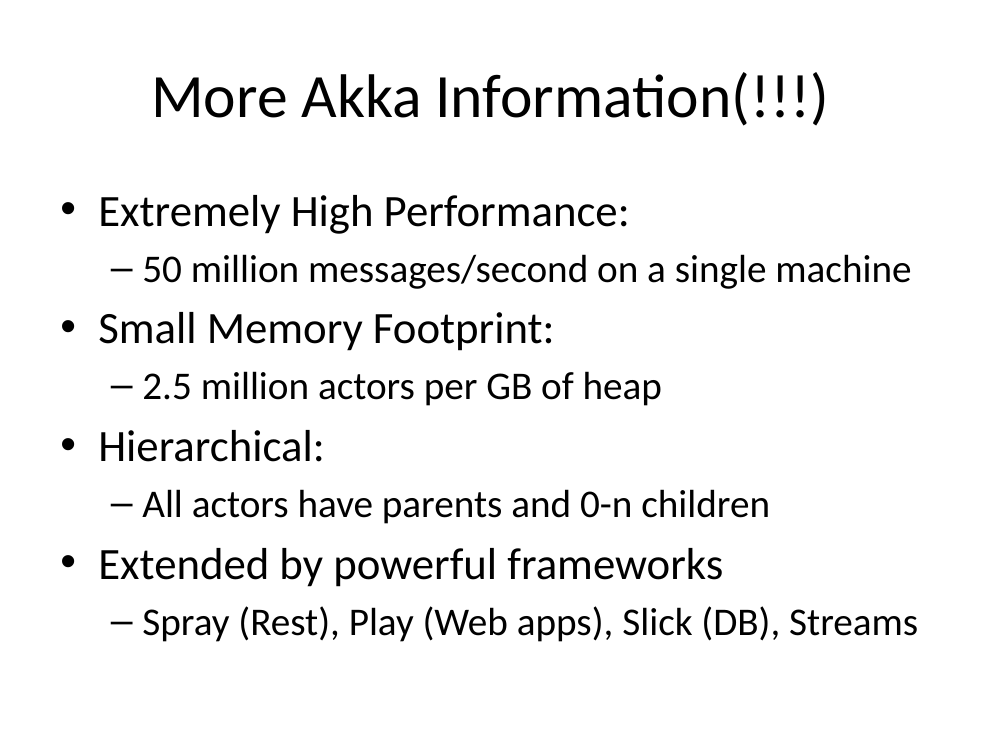
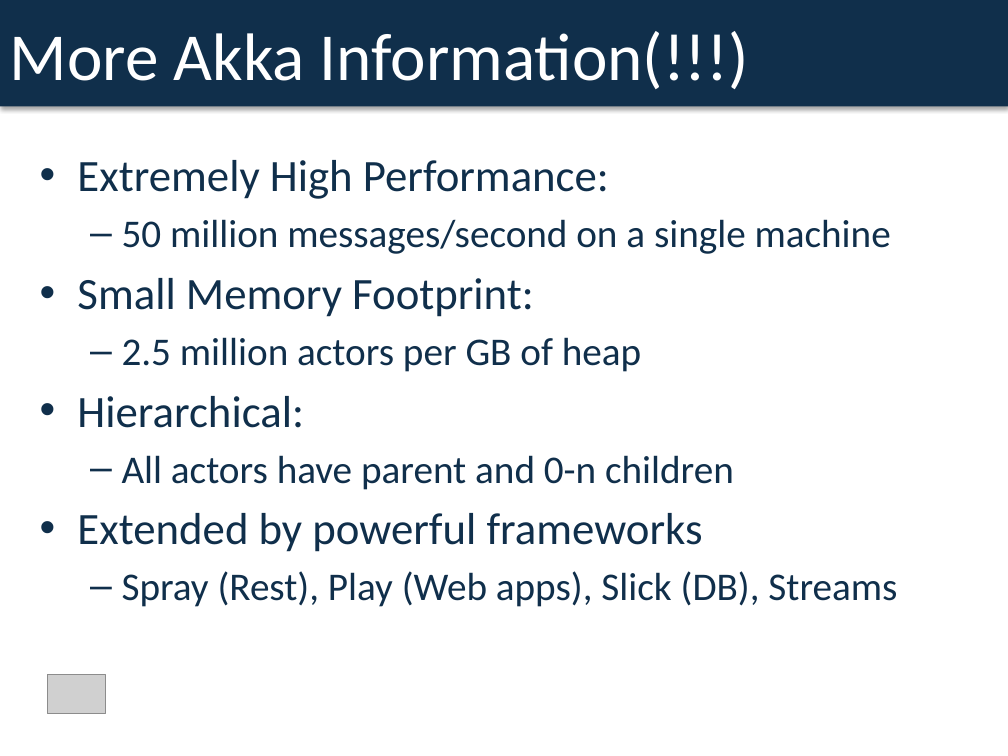
Before and after one commit to dspeele/react-vs-shared-state-inventory, a slide deck: slide 10 of React Vs Shared State Deck.pptx (slide 11 before the commit). Drawn at 1008x756 pixels with LibreOffice and Linux fonts; fonts in the diff are those of the drawing; grey boxes stand for pictures. Boxes give left, top, right and bottom in pixels: in the first picture for what was removed or moved away, otherwise in the second. Text is boxed around its words. In the diff, an @@ line names an element or a change of style, - is before the commit and + after.

```diff
--- a/React Vs Shared State Deck.pptx
+++ b/React Vs Shared State Deck.pptx
@@ rectangle "More Akka Information(!!!)" resized from (x1=151, y1=72, x2=829, y2=126) to (x1=0, y1=0, x2=1008, y2=106) @@
@@ rectangle "More Akka Information(!!!)" at (x1=0, y1=0, x2=1008, y2=106): size 44 to 48 pt, text colour #000000 to #FFFFFF; alignment centre to left; fill none to #102F4B; shadow on @@
@@ text "Extremely High Performance:" moved from (x1=98, y1=195, x2=918, y2=642) to (x1=77, y1=160, x2=897, y2=607) @@
@@ text at (x1=77, y1=160, x2=897, y2=607): text colour #000000 to #102F4B in "Extremely High Performance:", "50 million messages/second on a single machine", "Small Memory Footprint:", "2.5 million actors per GB of heap" and 3 more places @@
@@ text at (x1=122, y1=455, x2=734, y2=490): text changed; text colour #000000 to #102F4B @@
-  – All actors have parents and 0-n children
+  – All actors have parent and 0-n children
@@ picture added at (x1=47, y1=674, x2=106, y2=714) @@
```
Also in this commit, not shown: 11 other slides changed, 2 slides added, 3 slides removed.
